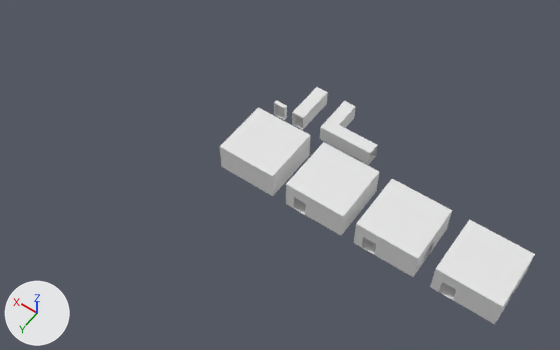
One commit to the FBX model Assets/Game/meshes/prototype.fbx: the scene before it, then after it.
Rendered twice from a 50 mm lens placed at (-24.3, 43.4, 67.2), pointed at (6.5, 0.4, -0.5). The lights are fixed; the arrows at lower left show +X, +Y and +Z. Where no turn or scale is listed for an object, it has been applied to the vertices.
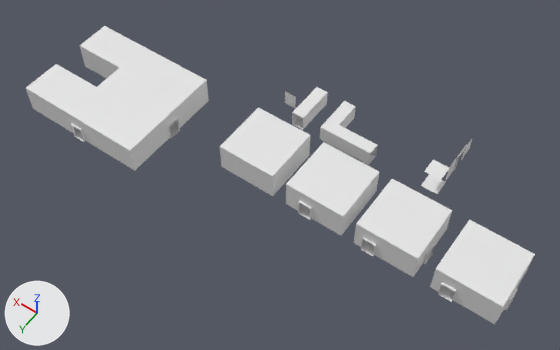
What differs and where, as boxes [x1, y1, x2, y2] in the pictures (560 x 350 px):
'Cube.007', added: after [26, 26, 209, 171]
'Plane', added: after [421, 160, 449, 194]
'Cube.006', reshaped (14% narrower, 14% shorter): before [274, 100, 287, 120]; after [285, 91, 296, 108]
'Plane.001', added: after [445, 156, 459, 182]
'Plane.002', added: after [454, 144, 467, 170]
part 1 of me_cube_007, deleted: before [274, 100, 287, 120]
part 2 of me_cube_007, added: after [285, 91, 296, 108]

Patch to the scene script:
```diff
--- a/Assets/Game/meshes/prototype.fbx.py
+++ b/Assets/Game/meshes/prototype.fbx.py
@@ me_cube_007 @@
 me_cube_007.from_pydata(...)  # 8 vertices, 5 faces; spans x -0.75..0.75, y 2.0..2.5, z 0.0..2.0
 # used by ob_cube_006; location = (11.32, -8.69, 0.0)
 # verts and faces of me_cube_007; kept vertices keep their numbers, new ones are numbered from 8
 # before: 0 (-0.75, 2.5, 0.0) at pixel (284, 120), 1 (0.75, 2.5, 0.0) at pixel (273, 114), 2 (-0.75, 2.5, 2.0) at pixel (284, 108), 3 (0.75, 2.5, 2.0) at pixel (273, 102), 4 (-0.75, 2.0, 0.0) at pixel (286, 117)
 # before: 5 (0.75, 2.0, 0.0) at pixel (276, 111), 6 (-0.75, 2.0, 2.0) at pixel (286, 105), 7 (0.75, 2.0, 2.0) at pixel (276, 100)
+# me_cube_007 part 1
+delete_vertices([*range(0, 8)])  # with the faces that use them
+# me_cube_007 part 2
+verts[8] = (-0.75, 0.25, 0.0)  # pixel (295, 108)
+verts[9] = (0.75, 0.25, 0.0)  # pixel (284, 103)
+verts[10] = (-0.75, 0.25, 2.0)  # pixel (295, 96)
+verts[11] = (0.75, 0.25, 2.0)  # pixel (285, 91)
+faces += [(8, 10, 11, 9)]
@@ me_plane_001 @@
+me_plane_001.from_pydata([(-0.9, -1.0, 2.5), (-0.9, -1.0, 0.0), (-0.9, 1.0, 2.5), (-0.9, 1.0, 0.0), (-0.95, 1.05, 2.5), (-0.95, 1.05, 0.0), (-0.95, -1.05, 2.5), (-0.95, -1.05, 0.0), (-1.0, 1.05, 2.5), (-1.0, 1.05, 0.0), (-1.0, -1.05, 2.5), (-1.0, -1.05, 0.0)], [], [(0, 1, 3, 2), (2, 3, 5, 4), (1, 0, 6, 7), (4, 5, 9, 8), (7, 6, 10, 11)])
@@ me_plane_002 @@
+me_plane_002.from_pydata(...)  # 20 vertices, 10 faces; spans x -1.0..-0.9, y -1.05..1.05, z 0.0..2.5
@@ me_plane @@
+me_plane.from_pydata([(-1.0, -1.0, 0.0), (1.0, -1.0, 0.0), (-1.0, 1.0, 0.0), (1.0, 1.0, 0.0), (-1.0, 1.0, 2.5), (1.0, 1.0, 2.5), (-1.0, -1.0, 2.5), (1.0, -1.0, 2.5)], [], [(0, 1, 3, 2), (4, 5, 7, 6)])
@@ me_cube_008 @@
+me_cube_008.from_pydata(...)  # 56 vertices, 52 faces; spans x -3.8..12.8, y -3.8..9.8, z 0.0..3.5
@@ ob_plane_001 @@
+ob_plane_001 = bpy.data.objects.new('Plane.001', me_plane_001)
+ob_plane_001.location = (-8.0, -10.0, 0.0)
@@ ob_plane_002 @@
+ob_plane_002 = bpy.data.objects.new('Plane.002', me_plane_002)
+ob_plane_002.location = (-8.0, -12.0, 0.0)
@@ ob_plane @@
+ob_plane = bpy.data.objects.new('Plane', me_plane)
+ob_plane.location = (-8.0, -8.0, 0.0)
@@ ob_cube_007 @@
+ob_cube_007 = bpy.data.objects.new('Cube.007', me_cube_008)
+ob_cube_007.location = (23.14, 0.0, 0.0)
```
